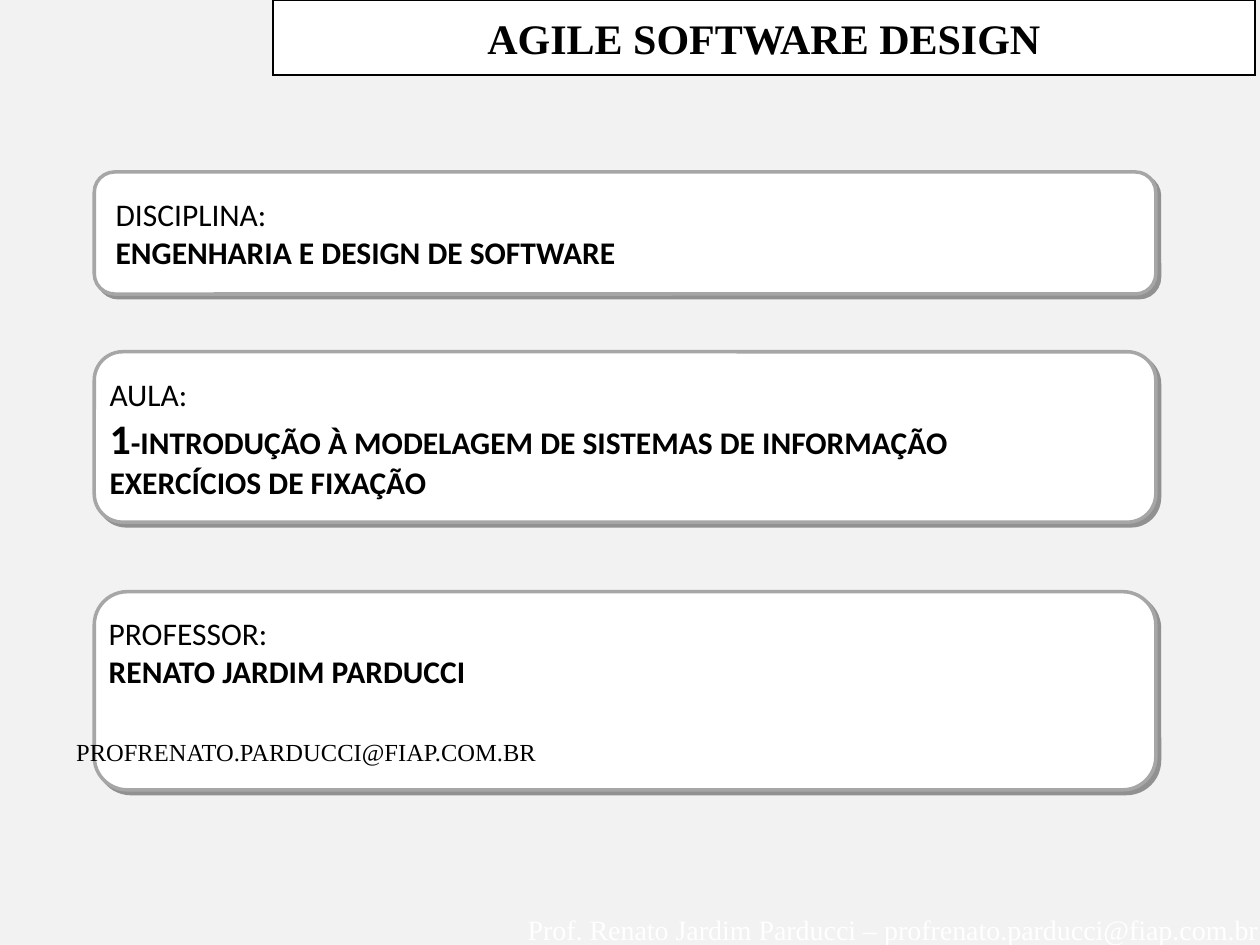
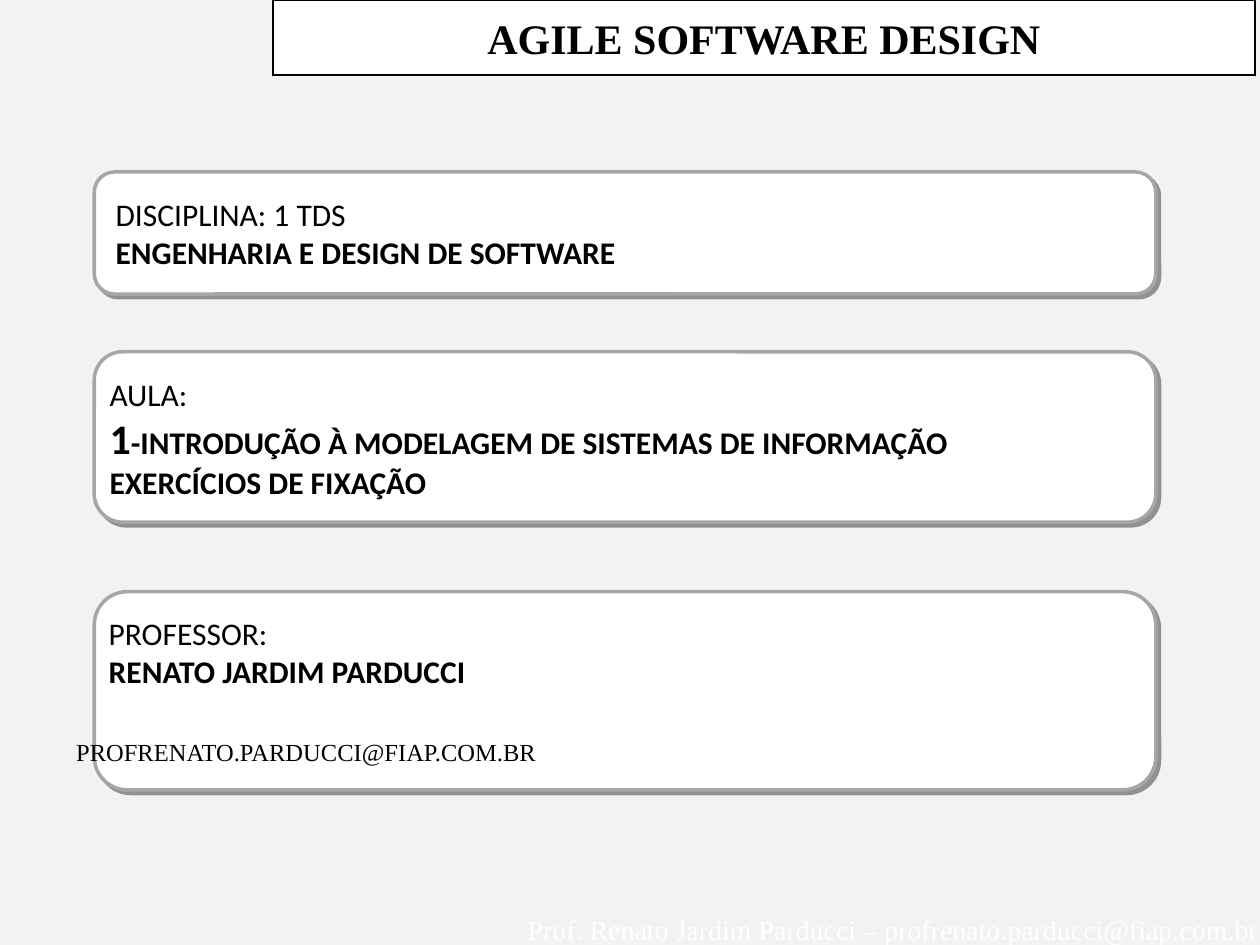
Before and after one commit to albertorodrigu/SI---ESTACIONAMENTO-, a slide deck: slide 2 of Documentação-Engenharia/FIAP--AgleModeling-Aula-1-INTRODUCAO-ENGSW-EXERCICIOS.ppt. Drawn at 1260x945 pixels with LibreOffice and Linux fonts; fonts in the diff are those of the drawing; background and template pictures are left out. Boxes give left, top, right and bottom in pixels: in the first picture for what was removed or moved away, otherwise in the second. Text is boxed around its words. In the diff, an @@ line names an element or a change of style, - is before the commit and + after.

Commit message:
Alteração do segundo slide
comentário sobre a turma

```diff
--- a/Documentação-Engenharia/FIAP--AgleModeling-Aula-1-INTRODUCAO-ENGSW-EXERCICIOS.ppt
+++ b/Documentação-Engenharia/FIAP--AgleModeling-Aula-1-INTRODUCAO-ENGSW-EXERCICIOS.ppt
@@ text at [116, 205, 346, 227]: text changed @@
-DISCIPLINA:
+DISCIPLINA: 1 TDS
```
